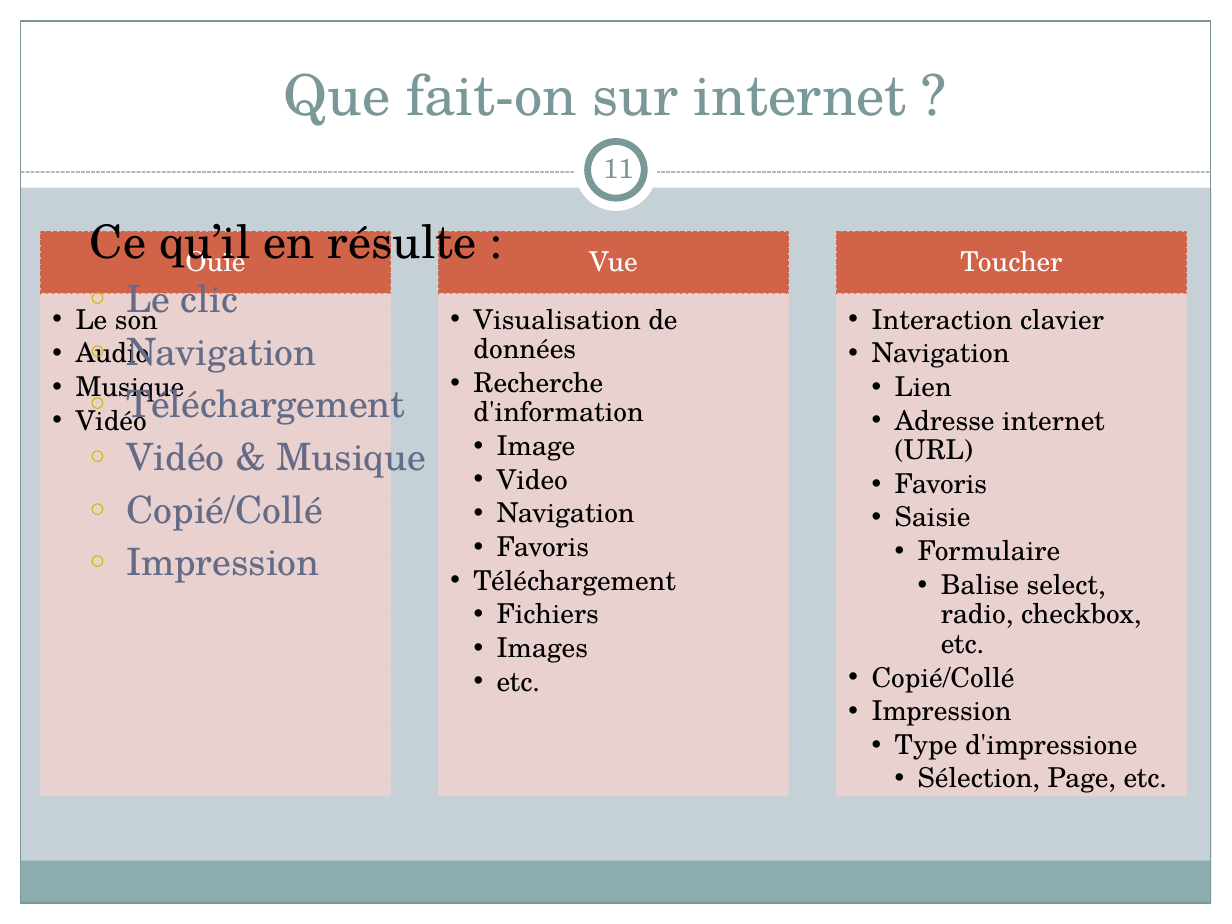
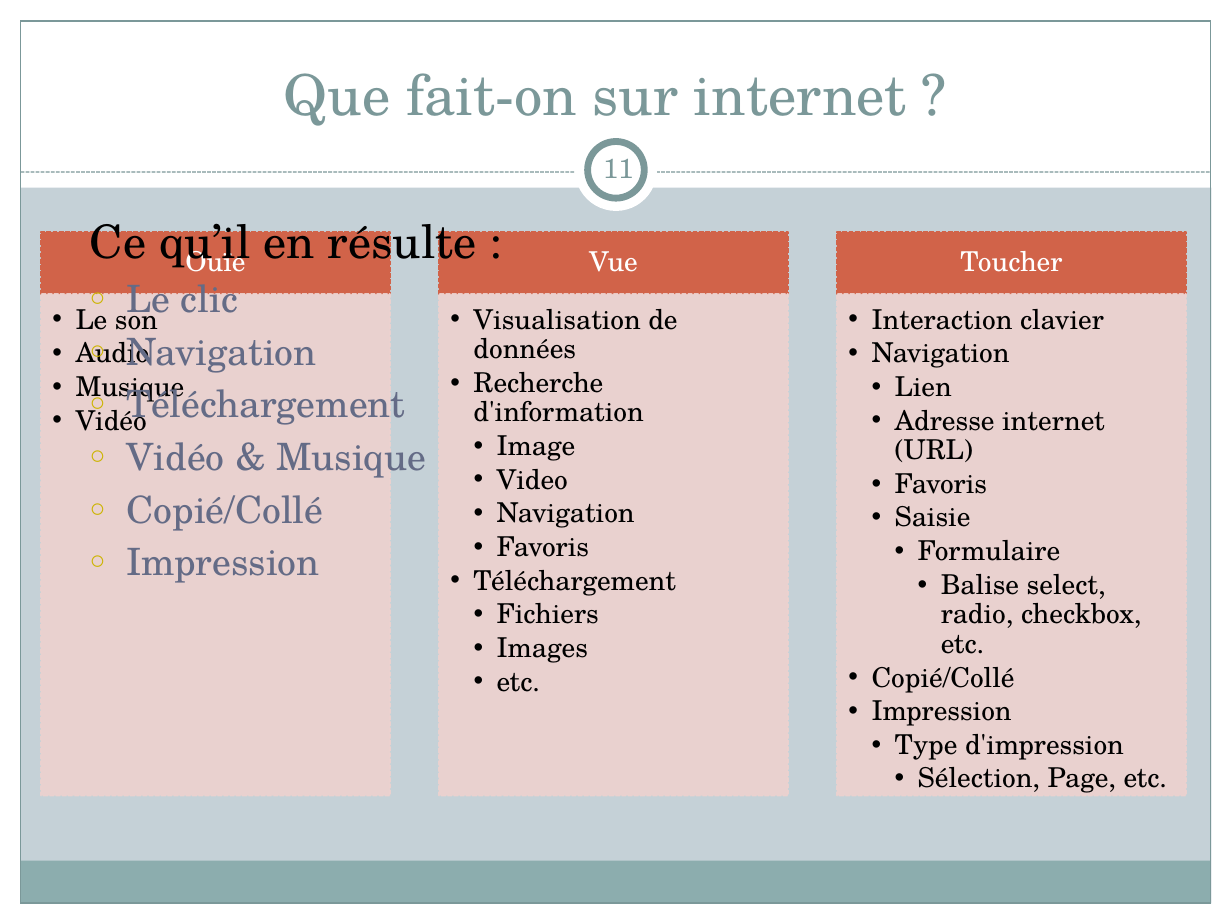
Before and after one commit to nicolasrn/pjtsyntshnr, a slide deck: slide 11 of wiki/HandiFox.pptx. Drawn at 1232x924 pixels with LibreOffice and Linux fonts; fonts in the diff are those of the drawing. Boxes give left, top, right and bottom in pixels: in the first picture for what was removed or moved away, otherwise in the second. Text is boxed around its words. In the diff, an @@ line names an element or a change of style, - is before the commit and + after.

```diff
--- a/wiki/HandiFox.pptx
+++ b/wiki/HandiFox.pptx
@@ text at <box>895,734,1124,760</box>: text changed @@
-    •• Type d'impressione
+    •• Type d'impression
```
